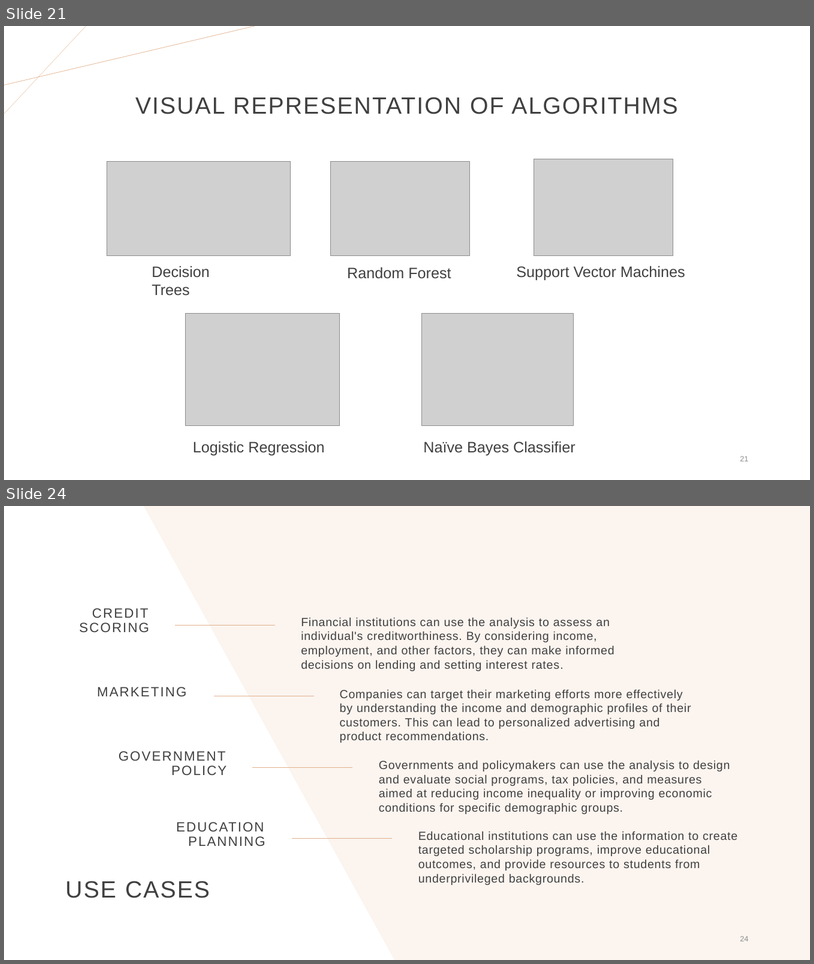
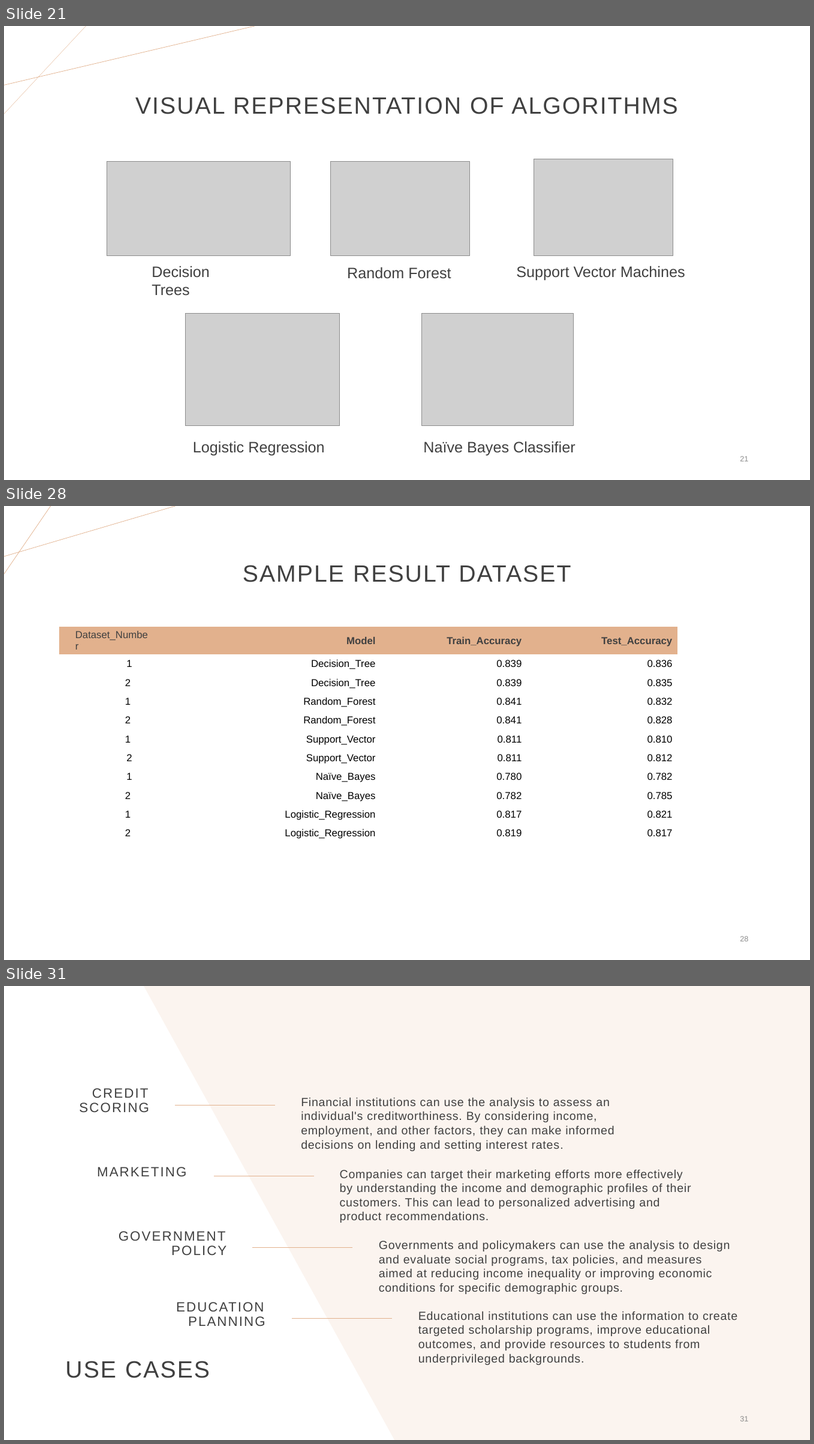
Before and after one commit to Hetansh-patel/Income-Prediction-With-R, a slide deck: R Project.pptx. Shown one above the other, each under a label of ours: slides 21 and 24 before the commit, slides 21, 28 and 31 after it; the slides between them are not shown. The pictures are 814x964 and 814x1444 pixels, drawn with LibreOffice and Linux fonts; fonts in the diff are those of the drawing; grey boxes stand for pictures. Boxes give left, top, right and bottom in pixels: in the first picture for what was removed or moved away, otherwise in the second. Text is boxed around its words. In the diff, an @@ line names an element or a change of style, - is before the commit and + after.

```diff
--- a/R Project.pptx
+++ b/R Project.pptx
@@ slide 28 added at (x1=4, y1=506, x2=810, y2=960), background #FFFFFF @@
@@ line added from (4, 556) to (175, 506), #E2B18D 0.5 pt @@
@@ line added from (51, 506) to (4, 574), #E2B18D 0.5 pt @@
@@ title added at (x1=243, y1=565, x2=571, y2=582), 28 pt, text #404040 @@
+SAMPLE RESULT DATASET
@@ table added at (x1=60, y1=627, x2=678, y2=841), 11 rows, 4 columns @@
+Dataset_Number | Model | Train_Accuracy | Test_Accuracy
+1 | Decision_Tree | 0.839 | 0.836
+2 | Decision_Tree | 0.839 | 0.835
+1 | Random_Forest | 0.841 | 0.832
+2 | Random_Forest | 0.841 | 0.828
+1 | Support_Vector | 0.811 | 0.810
+2 | Support_Vector | 0.811 | 0.812
+1 | Naïve_Bayes | 0.780 | 0.782
+2 | Naïve_Bayes | 0.782 | 0.785
+1 | Logistic_Regression | 0.817 | 0.821
+2 | Logistic_Regression | 0.819 | 0.817
@@ page number added at (x1=740, y1=936, x2=749, y2=941), 9 pt, text #8C8C8C @@
+28
@@ what was slide 24 is now slide 31 @@
@@ page number at (x1=740, y1=1416, x2=749, y2=1421): text changed @@
-24
+31
```
Also in this commit, not shown: 4 slides changed, 7 other slides added, 2 slides removed.
